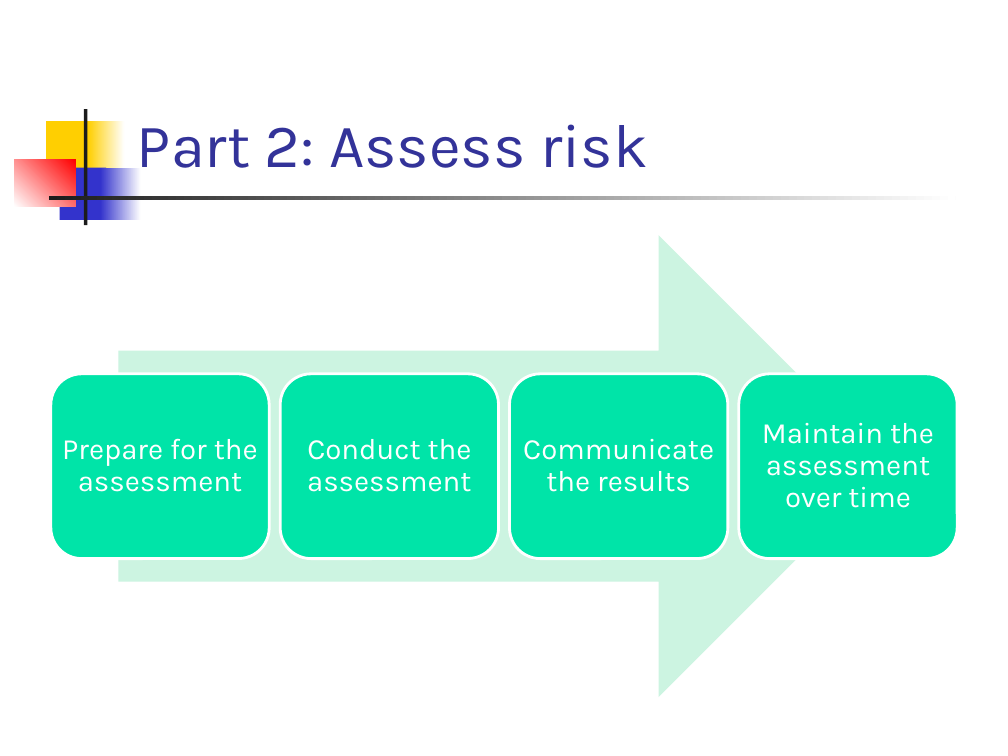
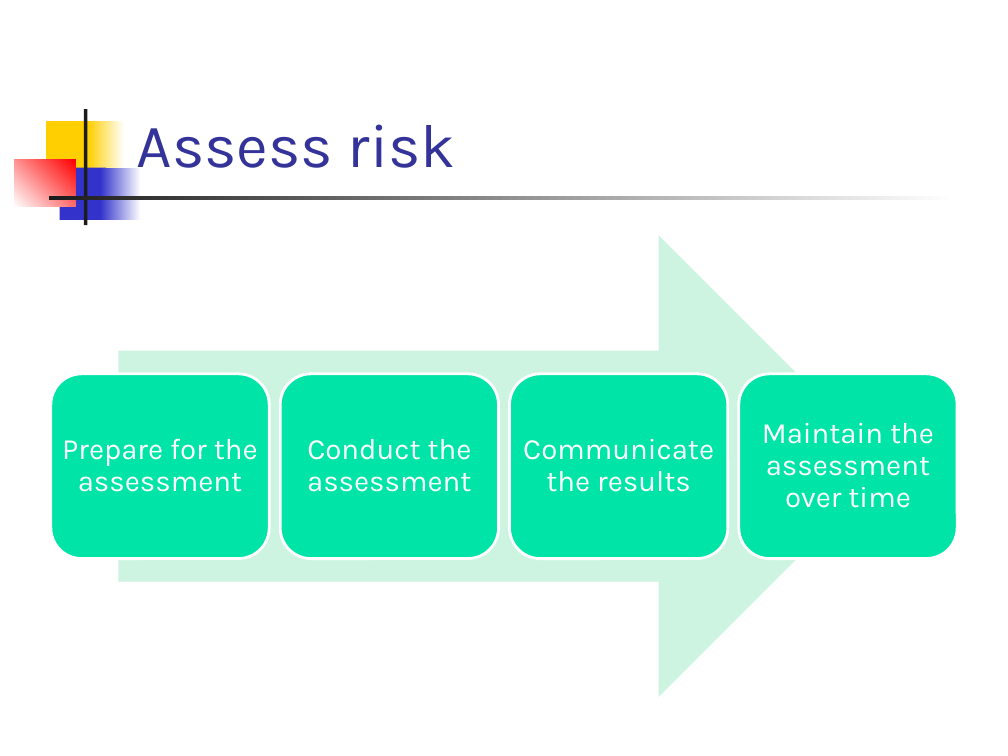
Before and after one commit to el-ahrairah/Risky_NIST, a slide deck: slide 7 of Risky NIST ecommerce.pptx (slide 8 before the commit). Drawn at 1008x756 pixels with LibreOffice and Linux fonts; fonts in the diff are those of the drawing. Boxes give left, top, right and bottom in pixels: in the first picture for what was removed or moved away, otherwise in the second. Text is boxed around its words. In the diff, an @@ line names an element or a change of style, - is before the commit and + after.

```diff
--- a/Risky NIST ecommerce.pptx
+++ b/Risky NIST ecommerce.pptx
@@ title at box(137, 124, 456, 168): text changed @@
-Part 2: Assess risk
+Assess risk
```
Also in this commit, not shown: 8 other slides changed, 1 slide added, 3 slides removed.
